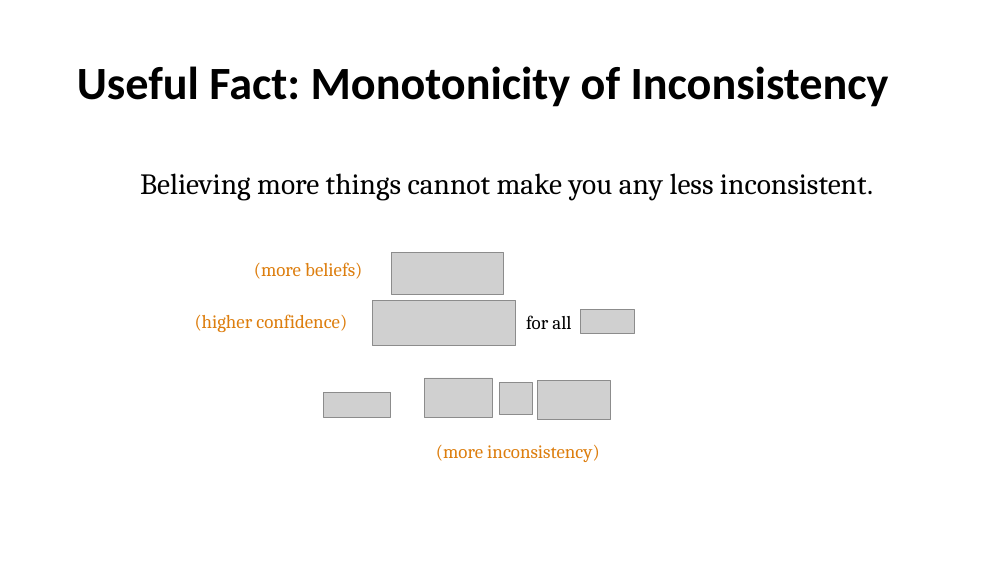
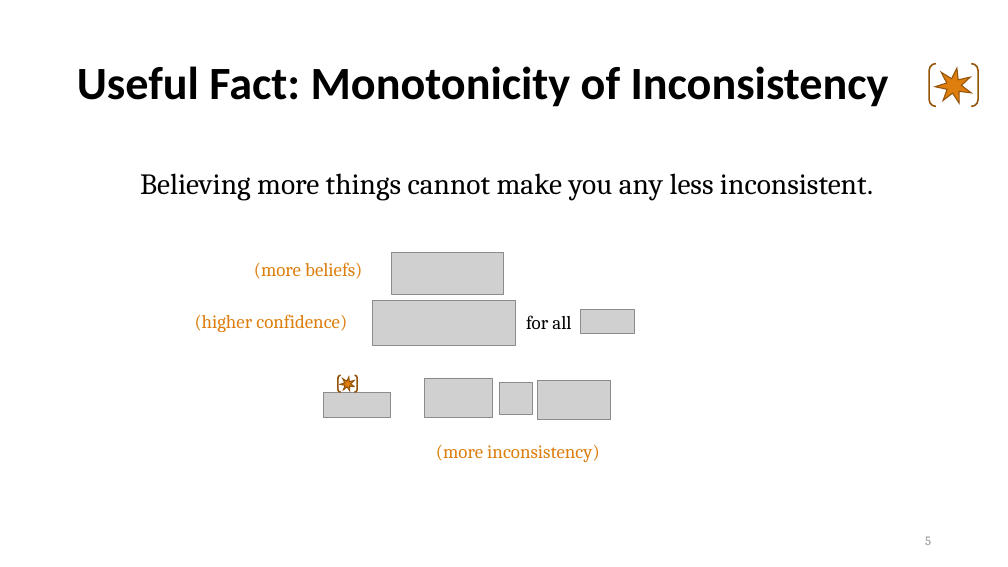
Before and after one commit to orichardson/pdg-expts, a slide deck: slide 5 of present/AISTATS-2022/one-true-loss.pptx. Drawn at 1008x567 pixels with LibreOffice and Linux fonts; fonts in the diff are those of the drawing; grey boxes stand for pictures. Boxes give left, top, right and bottom in pixels: in the first picture for what was removed or moved away, otherwise in the second. Text is boxed around its words. In the diff, an @@ line names an element or a change of style, - is before the commit and + after.

```diff
--- a/present/AISTATS-2022/one-true-loss.pptx
+++ b/present/AISTATS-2022/one-true-loss.pptx
@@ bracket pair added at (929,64,979,107), outline #93540A 1.5 pt @@
@@ star added at (934,65,976,105), fill #DD7E0E, outline #93540A 1 pt @@
@@ bracket pair added at (338,375,357,392), outline #93540A 1.5 pt @@
@@ star added at (339,376,356,392), fill #DD7E0E, outline #93540A 1 pt @@
@@ page number added at (925,536,931,545), 12 pt, text #8C8C8C @@
+5
```
Also in this commit, not shown: 27 other slides changed.
